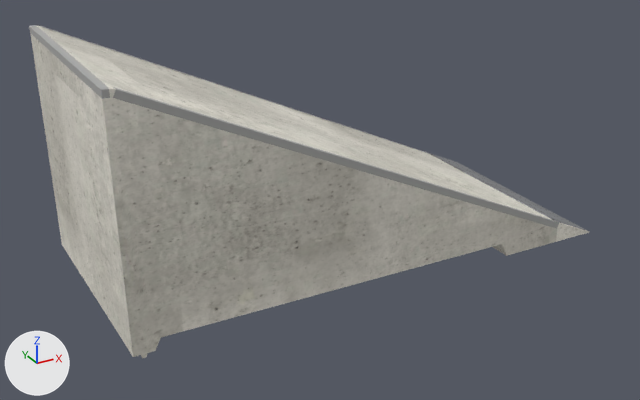
One commit to the glTF model public/katalog/modelle/bank-125.gltf: the scene before it, then after it.
Before and after are seen from a camera (50 mm lens) standing at (-2.2, -3.89, 2.21) and looking at (-0.06, -0.01, 0.27). Arrows for +X, +Y and +Z are at lower left; the lights stay in place. The picture after the commit comes second. Vertices at exactly the same position are counted once.

Names of what the first picture shows: 'SK1160_Bank_125.001'.
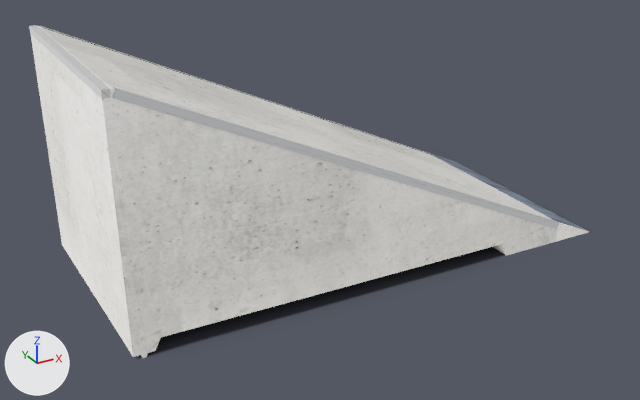
Edits to the bpy script that builds the scene:
```text
Add img_bank_125_licht:
    img_bank_125_licht = load_image('bank-125_licht', 'texturen/bank-125_licht.jpg', 2048, 2048, 'sRGB')
Add img_bank_125_schatten:
    img_bank_125_schatten = load_image('bank-125_schatten', 'texturen/bank-125_schatten.png', 275, 167, 'sRGB')
Change mat_beton_web_028:
    remove # nodes: BsdfPrincipled, NormalMap, OutputMaterial, TexImage x2, UVMap x2
    remove # uses the picture img_bank_125_farbe
    remove # uses the picture img_bank_125_normal
    nodes: BsdfTransparent, Emission, LightPath, MixShader, OutputMaterial, TexImage, UVMap
    uses the picture img_bank_125_licht
Change mat_stahl_web_022:
    remove # nodes: BsdfPrincipled, NormalMap, OutputMaterial, TexImage x2, UVMap x2
    remove # uses the picture img_bank_125_farbe
    remove # uses the picture img_bank_125_normal
    nodes: BsdfTransparent, Emission, LightPath, MixShader, OutputMaterial, TexImage, UVMap
    uses the picture img_bank_125_licht
Change mat_kantenwinkel_web_017:
    remove # nodes: BsdfPrincipled, NormalMap, OutputMaterial, TexImage x2, UVMap x2
    remove # uses the picture img_bank_125_farbe
    remove # uses the picture img_bank_125_normal
    nodes: BsdfTransparent, Emission, LightPath, MixShader, OutputMaterial, TexImage, UVMap
    uses the picture img_bank_125_licht
Add mat_schatten_026:
    mat_schatten_026 = bpy.data.materials.new('Schatten.026')
    # uses the picture img_bank_125_schatten
Change me_sk1160_bank_125_001:
    where me_sk1160_bank_125_001.from_pydata(...)  # 95 vertices, 92 faces; spans x -1.36..1.36, y -0.63..0.63, z 0.0..1.23
    used by ob_sk1160_bank_125_001; location = (0.0, 0.0, 0.0)
    me_sk1160_bank_125_001 part 1
    10 faces are deleted
    8 new faces join them, mat_beton_web_028
    2 new faces join them, mat_kantenwinkel_web_017
    me_sk1160_bank_125_001 part 2: 42 kept faces spanning x -1.36..1.36, y -0.63..0.63, z 0.0..1.23 get new texture (UV) coordinates
Add me_schatten:
    me_schatten.from_pydata(...)  # 4 vertices, 2 faces; spans x -1.36..1.42, y -0.73..0.96, z 0.0
    me_schatten.materials.append(mat_schatten_026)
Add ob_schatten:
    ob_schatten = bpy.data.objects.new('Schatten', me_schatten)
    ob_schatten.location = (0.0, 0.0, 0.0)
```

What differs and where, as boxes (x1, y1, x2, y2) in the pictures (640 x 400 px; the box of a moved part takes in the faces that stretch with it):
'SK1160_Bank_125.001', surface changed (lighter)
    both: (29, 25, 590, 358)
'Schatten', added
    after: (137, 233, 585, 358)
part 1 of me_sk1160_bank_125_001, moved or reshaped
    both: (33, 25, 506, 255)
part 2 of me_sk1160_bank_125_001, surface changed
    both: (29, 25, 589, 358)
